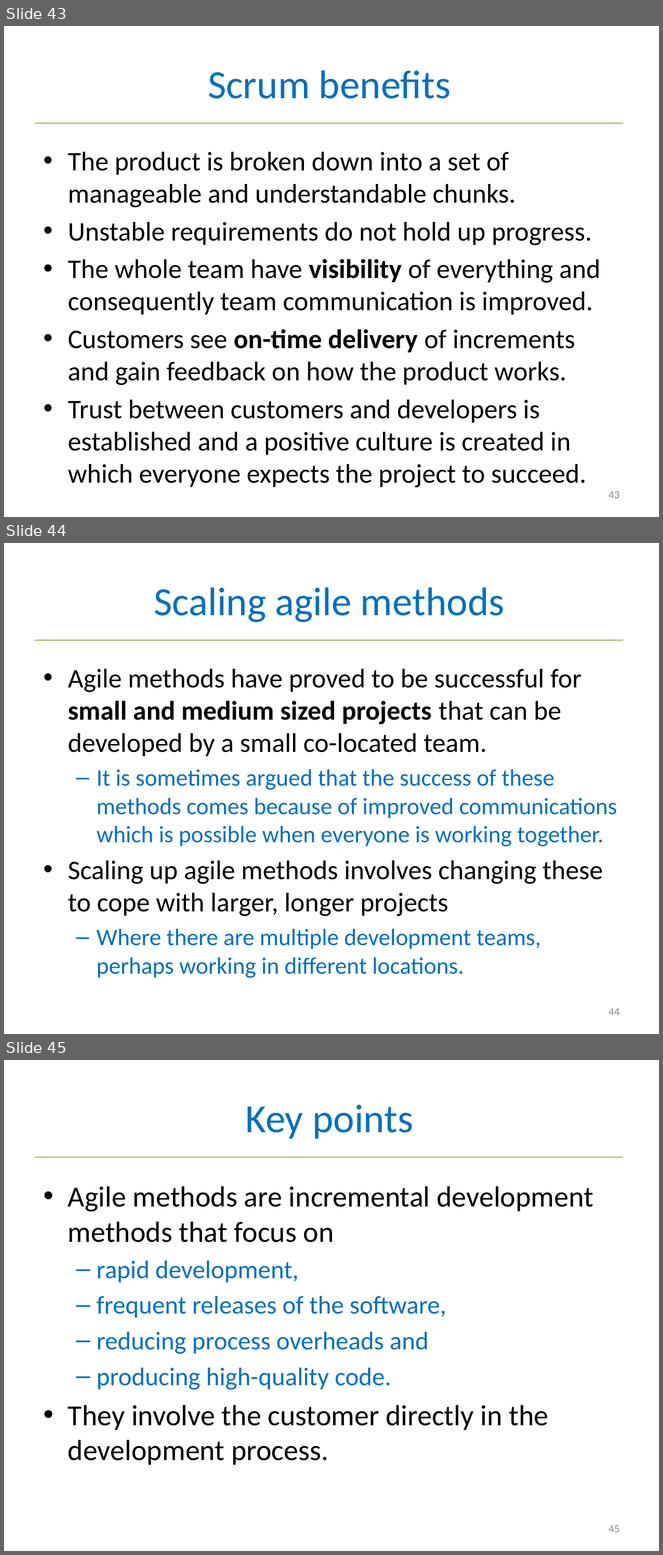
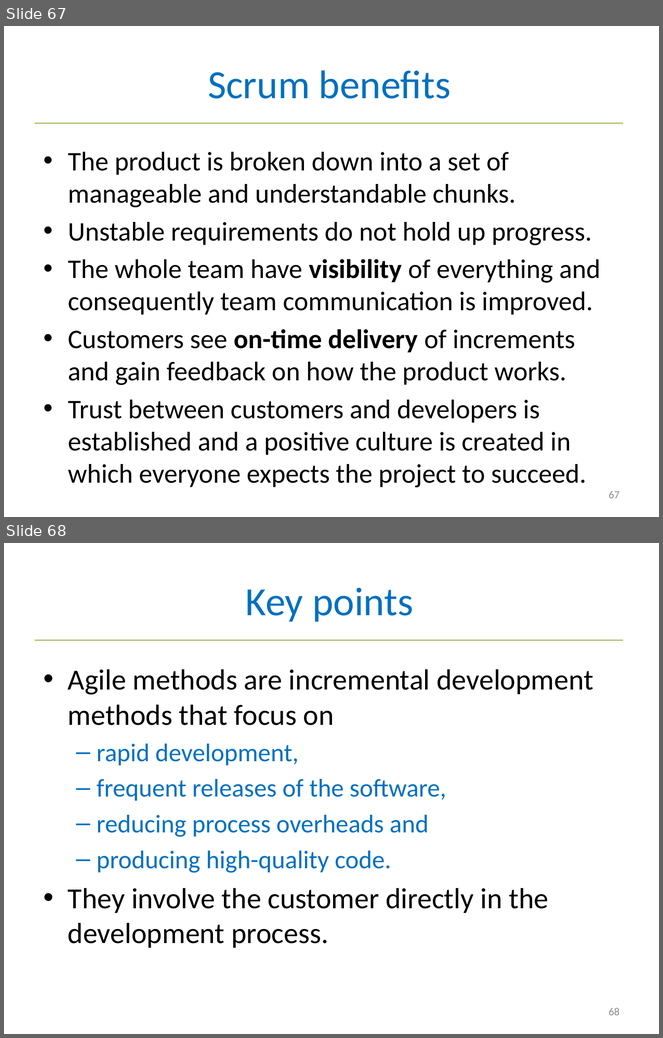
Before and after one commit to tuanct1997/USTH-SE-2017, a slide deck: slides/2 Agile Development.pptx. Shown one above the other, each under a label of ours: slides 43, 44 and 45 before the commit, slides 67 and 68 after it. The pictures are 663x1555 and 663x1038 pixels, drawn with LibreOffice and Linux fonts; fonts in the diff are those of the drawing. Boxes give left, top, right and bottom in pixels: in the first picture for what was removed or moved away, otherwise in the second. Text is boxed around its words. In the diff, an @@ line names an element or a change of style, - is before the commit and + after.

```diff
--- a/slides/2 Agile Development.pptx
+++ b/slides/2 Agile Development.pptx
@@ slide 44 removed at (4, 543, 659, 1034), background #FFFFFF; not listed: 1 template element that a slide beside it also shows @@
@@ title removed at (154, 587, 505, 623) @@
-Scaling agile methods
@@ text removed at (68, 669, 618, 978) @@
-• Agile methods have proved to be successful for small and medium sized projects that can be developed by a small co-located team.
-  – It is sometimes argued that the success of these methods comes because of improved communications which is possible when everyone is working together.
-• Scaling up agile methods involves changing these to cope with larger, longer projects
-  – Where there are multiple development teams, perhaps working in different locations.
@@ page number removed at (609, 1008, 620, 1016) @@
-44
@@ what was slide 43 is now slide 67 @@
@@ page number at (609, 491, 620, 499): text changed @@
-43
+67
@@ what was slide 45 is now slide 68 @@
@@ page number at (609, 1008, 620, 1016): text changed @@
-45
+68
```
Also in this commit, not shown: 1 slide changed, 25 slides added, 1 other slide removed.
